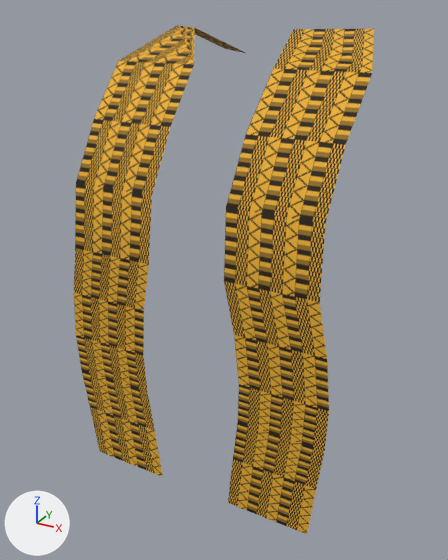
An edit to the glTF model client/public/assets/characters/prototype/parts/neck_stole_male.glb, drawn before and after from the same camera.
Camera for both pictures: a 50 mm lens placed at (0.303, -0.646, 1.511), pointed at (-0.014, -0.069, 1.222). The axes (+X, +Y, +Z) are drawn at lower left. The lights are the same throughout. The first picture is the older version.

Before the edit, the objects in view are built like this:
```python
me_awd_w_neck_stole_l0 = bpy.data.meshes.new('AWD_W_neck_stole_l0')
me_awd_w_neck_stole_l0.from_pydata(...)  # 44 vertices, 40 faces; spans x -0.155..0.155, y -0.173..0.073, z 0.996..1.492
me_awd_w_neck_stole_l0.materials.append(mat_awd_fabric_kente_stole)
ob_awd_w_neck_stole_l0 = bpy.data.objects.new('AWD_W_neck_stole_l0', me_awd_w_neck_stole_l0)
ob_awd_w_neck_stole_l0.location = (0.0, 0.0, 0.0)
```
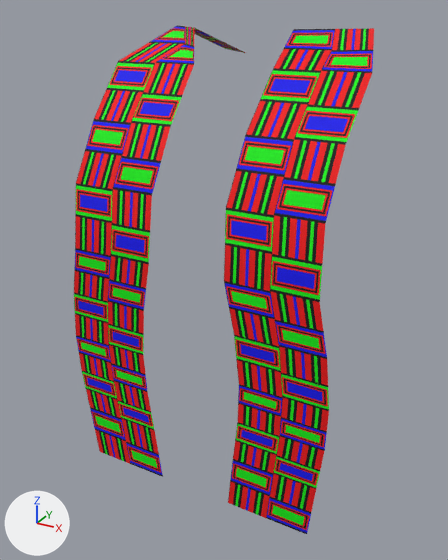
The change in detail:
Picture 'awd_kente_mask' (img_awd_kente_mask) is new.
Material 'AWD_Kente_stole' (mat_awd_kente_stole) is new.
Its texture is img_awd_kente_mask.
Its roughness is 0.8.
me_awd_w_neck_stole_l0 has 44 vertices, 40 faces and spans x -0.155..0.155, y -0.173..0.073, z 0.996..1.492.
me_awd_w_neck_stole_l0 no longer uses material mat_awd_fabric_kente_stole.
me_awd_w_neck_stole_l0 gains material mat_awd_kente_stole (picture img_awd_kente_mask).

Pixel boxes [x1, y1, x2, y2] of what changed, in the pictures (448 x 560 px):
'AWD_W_neck_stole_l0', recoloured: [74, 26, 374, 534] in both
